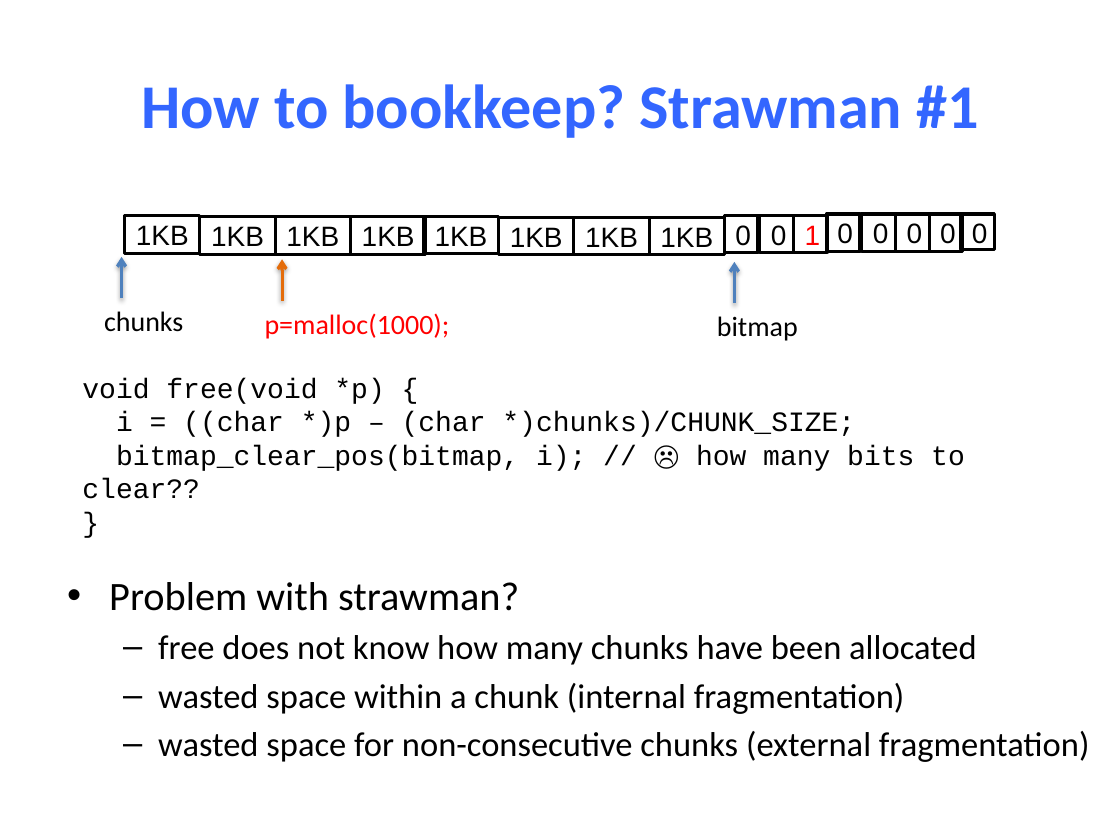
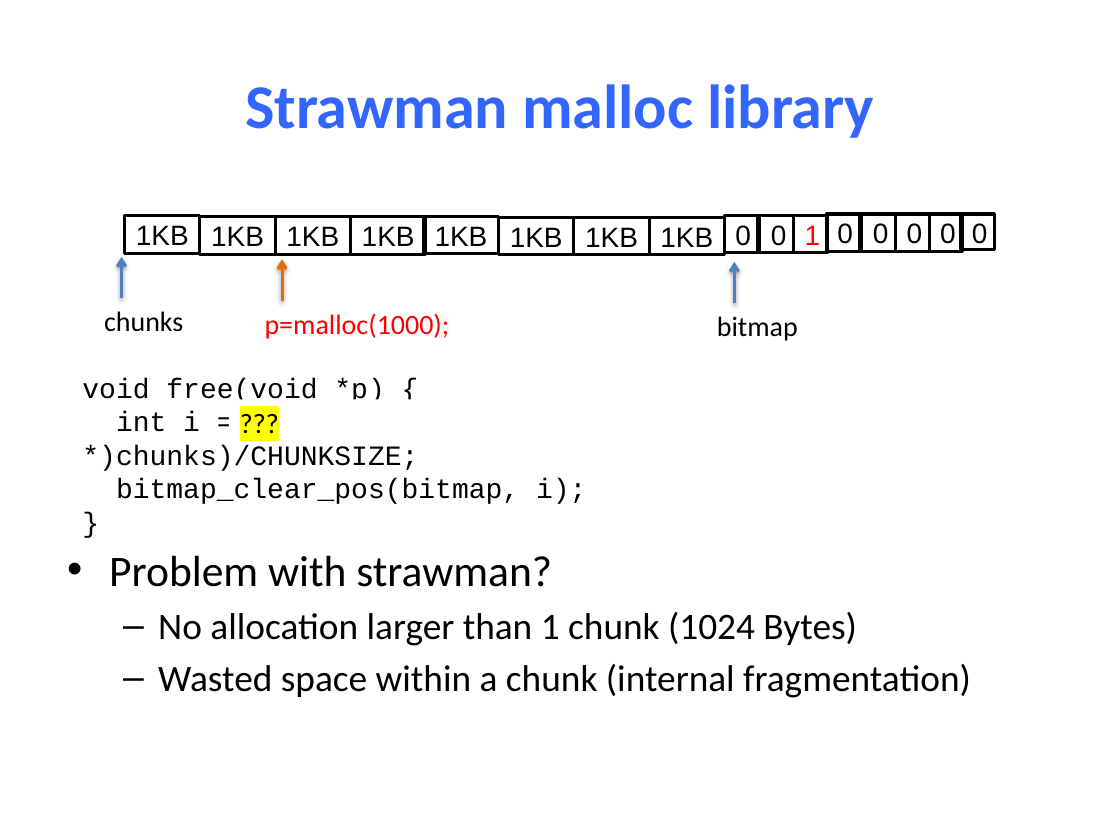
Before and after one commit to NYU-CSO/nyu-cso.github.io, a slide deck: slide 19 of notes/14-Dynamic_Allocator.pptx. Drawn at 1120x840 pixels with LibreOffice and Linux fonts; fonts in the diff are those of the drawing. Boxes give left, top, right and bottom in pixels: in the first picture for what was removed or moved away, otherwise in the second. Text is boxed around its words. In the diff, an @@ line names an element or a change of style, - is before the commit and + after.

```diff
--- a/notes/14-Dynamic_Allocator.pptx
+++ b/notes/14-Dynamic_Allocator.pptx
@@ title at box(245, 84, 874, 138): text changed @@
-How to bookkeep? Strawman #1
+Strawman malloc library
@@ text at box(82, 411, 586, 504): text changed @@
-i = ((char *)p – (char *)chunks)/CHUNK_SIZE;
-bitmap_clear_pos(bitmap, i); // ☹ how many bits to clear??
+int i = ((char *)p – (char *)chunks)/CHUNKSIZE;
+bitmap_clear_pos(bitmap, i);
@@ text added at box(228, 400, 860, 445), 18 pt, text #000000 @@
+???
@@ text "Problem with strawman?": place and size @@
-text "Problem with strawman?" at box(109, 582, 1090, 762)
+text "Problem with strawman?" at box(109, 555, 971, 698)
@@ text at box(109, 555, 552, 587): size 25.9 to 28 pt in "Problem with strawman?" @@
@@ text at box(158, 612, 971, 698): text changed; size 22.2 to 24 pt @@
-  – free does not know how many chunks have been allocated
-  – wasted space within a chunk (internal fragmentation)
-  – wasted space for non-consecutive chunks (external fragmentation)
+  – No allocation larger than 1 chunk (1024 Bytes)
+  – Wasted space within a chunk (internal fragmentation)
```
Also in this commit, not shown: 5 other slides changed, 1 other file.
